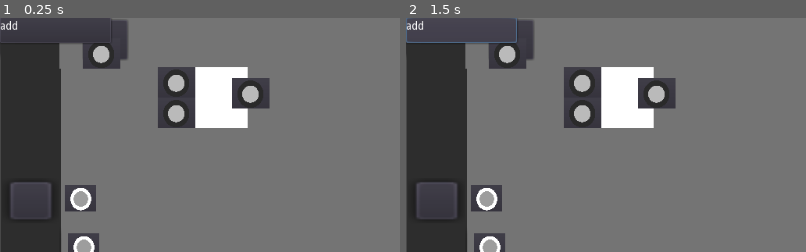
Above: before the commit, frames 1-2 (left to right).
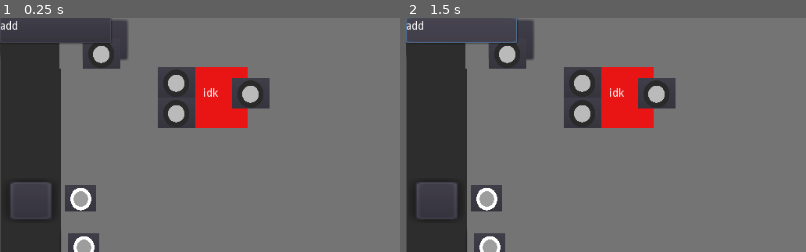
Above: after the commit, the same moments.

Repository: Boyquotes/Logic_Gates
Game: Godot game, scene res://Control.tscn
Two runs of this game, one before a commit and one after it. Both use one fixed random seed, a clock stepped at 60 frames per second and the inputs below. This scene is started directly instead of the project's main scene.
Inputs (mouse positions are % of the whole screen's width and height, from its top left):
- Up to frame 1 (0.25 s): no input
- Up to frame 2 (1.5 s): click (3, 4) at 0.52 s; click (4, 5) at 1.25 s
The pictures show only the part of the screen within x 0-50%, y 0-50%; the shares and areas given below are measured in that part.

The runs differ from the first frame. In frame 1, 2.9% of the frame differs, in the area x 48-62%, y 20-48%; in frame 2, 2.9%.
Error in both runs: Unable to iterate on object of type 'Nil'. (res://gate_pop.gd:10)

Commit message:
you can now save costume logic gates

Diff:
--- a/Control.tscn
+++ b/Control.tscn
@@ -9,6 +9,7 @@
 [ext_resource path="res://gate.tscn" type="PackedScene" id=7]
 [ext_resource path="res://gate_popup.tscn" type="PackedScene" id=8]
 [ext_resource path="res://add.tscn" type="PackedScene" id=9]
+[ext_resource path="res://select_nm.tscn" type="PackedScene" id=10]
 
 [node name="Control" type="Control"]
 anchor_right = 1.0
@@ -43,6 +44,9 @@
 [node name="gate" parent="." instance=ExtResource( 7 )]
 
 [node name="gate_popup" parent="." instance=ExtResource( 8 )]
+visible = false
 
 [node name="add" parent="." instance=ExtResource( 9 )]
+
+[node name="PopupMenu" parent="." instance=ExtResource( 10 )]
 [connection signal="pressed" from="add" to="board" method="_on_add_pressed"]
--- a/board.gd
+++ b/board.gd
@@ -20,7 +20,7 @@
 	self.add_child(new_output)
 	reposition_buttons()
 
-	print(new_output.get_name())
+	print(new_output.get_parent().get_name())
 
 
 func _on_remove_output_pressed():
--- a/board.tscn
+++ b/board.tscn
@@ -1,9 +1,10 @@
-[gd_scene load_steps=7 format=2]
+[gd_scene load_steps=8 format=2]
 
 [ext_resource path="res://output_board.tscn" type="PackedScene" id=1]
 [ext_resource path="res://input_board.tscn" type="PackedScene" id=2]
 [ext_resource path="res://save.gd" type="Script" id=3]
 [ext_resource path="res://board.gd" type="Script" id=4]
+[ext_resource path="res://select_nm.tscn" type="PackedScene" id=5]
 [ext_resource path="res://gate_popup.tscn" type="PackedScene" id=6]
 [ext_resource path="res://remove_gate.gd" type="Script" id=7]
 
@@ -83,10 +84,23 @@
 __meta__ = {
 "_edit_use_anchors_": false
 }
+
+[node name="PopupMenu" parent="." instance=ExtResource( 5 )]
+visible = false
+margin_left = 183.229
+margin_top = 12.4071
+margin_right = 461.229
+margin_bottom = 103.407
+
+[node name="Button" type="Button" parent="PopupMenu"]
+margin_left = 218.036
+margin_top = 35.8673
+margin_right = 262.036
+margin_bottom = 77.8673
 [connection signal="pressed" from="remove_output" to="output_board" method="_on_remove_output_pressed"]
 [connection signal="pressed" from="add_output" to="output_board" method="_on_add_output_pressed"]
 [connection signal="pressed" from="open_popup" to="gate_popup" method="_on_add_gate_pressed"]
 [connection signal="mouse_entered" from="remove_gate" to="remove_gate" method="_on_remove_gate_mouse_entered"]
 [connection signal="mouse_exited" from="remove_gate" to="remove_gate" method="_on_remove_gate_mouse_exited"]
-[connection signal="pressed" from="Save" to="." method="_on_Save_pressed"]
-[connection signal="pressed" from="Save" to="Save" method="_on_Save_pressed"]
+[connection signal="pressed" from="Save" to="PopupMenu" method="_on_Save_pressed"]
+[connection signal="pressed" from="PopupMenu/Button" to="." method="_on_Button_pressed"]
--- a/gate.gd
+++ b/gate.gd
@@ -53,8 +53,8 @@
 		self.color = "ab9f17"
 	elif rect_color == "green":
 		self.color = "43d225"
-	else:
-		color = "ffffff"
+	elif rect_color == "black":
+		self.color = "000000"
 
 	if num_inputs > num_outputs:
 		self.rect_size = Vector2(len(txt) * 10 + 60, 39 * num_inputs)
--- a/gate_pop.gd
+++ b/gate_pop.gd
@@ -6,14 +6,15 @@
 	file.open("user://gates", File.READ)
 	var data = []
 	data = parse_json(file.get_line())
-	var y = 0
+	var y = 10
 	for i in data:
 		print("== ", i)
 		var new_btn = btn_tmp.instance()
 		new_btn.set_name(i["name"])
-		new_btn.set_position(Vector2(0, y))
+		new_btn.set_position(Vector2(5, y))
 		self.add_child(new_btn)
-		y  += 100
+		y  += 40
+	self.set_size(Vector2(self.rect_size.x, y + 10))
 
 func _on_add_gate_pressed():
 	popup()
--- a/save.gd
+++ b/save.gd
@@ -1,30 +1,91 @@
 extends ColorRect
+
+var tb
+var length
+var laps = 0
+var plugs
+var pressed = false
+var input_board
+var output_board
+
+func _ready():
+	input_board = self.get_child(0)
+	output_board = self.get_child(1)
+
+func _process(delta):
+
+	if pressed:
+		if laps == 0:
+			length = self.get_child(1).get_child_count()
+			tb = []
+			plugs = []
+			print(input_board.get_name())
+			for i in range(input_board.get_child_count() - 2):
+				if input_board.get_child(i + 2).get_child(1).on:
+					input_board.get_child(i + 2).get_child(1)._on_on_off_pressed()
+				plugs.append(input_board.get_child(i + 2).get_child(1))
+			laps += 1
+			return
+		laps += 1
+
+		if not laps >= pow(2, len(plugs)) + 1:
+			var tmp = ""
+			for i in output_board.get_children():
+				print(i.get_name())
+				if i.on:
+					tmp += "1"
+				else:
+					tmp += ("0")
+			tb.append(tmp)
+
+			for i in range(len(plugs)):
+				if not plugs[i].on:
+					plugs[i]._on_on_off_pressed()
+					for ii in range(i):
+						plugs[ii]._on_on_off_pressed()
+					break
+		else:
+			var tmp = ""
+			for i in output_board.get_children():
+				print(i.get_name())
+				if i.on:
+					tmp += "1"
+				else:
+					tmp += ("0")
+			tb.append(tmp)
+			print(tb)
+			laps = 0
+			pressed = false
+			print("done")
+			var file = File.new()
+			file.open("user://gates", File.READ_WRITE)
+
+			var data = []
+			data = parse_json(file.get_line())
+
+			var nm = self.get_child(8).get_child(1).text
+
+			var colors = ["red", "blue", "purple", "orange", "yellow", "green", "black"]
+			var color_count = [0, 0, 0, 0, 0, 0, 0]
+
+			for i in data:
+				color_count[colors.find(i["color"])] += 1
+
+			var clr = color_count.find(color_count.min())
+
+			var a = {
+				name = nm,
+				color = clr,
+				table = tb
+			}
+			print(a)
+			tb = []
 
 
 
-func _on_Save_pressed():
-	var file = File.new()
-	file.open("user://gates", File.READ_WRITE)
-
-	var data = []
-	# data = parse_json(file.get_line())
-	var a = {
-		name = "and",
-		color = "red",
-		table = ["0", "0", "0", "1"]
-	}
-
-	var d = {
-		name = "or",
-		color = "blue",
-		table = ["0", "1", "1", "1"]
-	}
-	data.append(a)
-	data.append(d)
-	file.store_line(to_json(data))
-	print("stored")
+func _on_Button_pressed():
+	pressed = true
 
 
-
-func _on_add_pressed():
-	pass
+	# data.append(a)
+	# file.store_line(to_json(data))
--- /dev/null
+++ b/select_nm.gd
@@ -0,0 +1,4 @@
+extends PopupMenu
+
+func _on_Save_pressed():
+	popup()
--- /dev/null
+++ b/select_nm.tscn
@@ -0,0 +1,23 @@
+[gd_scene load_steps=2 format=2]
+
+[ext_resource path="res://select_nm.gd" type="Script" id=1]
+
+[node name="PopupMenu" type="PopupMenu"]
+visible = true
+margin_left = 269.951
+margin_top = 161.732
+margin_right = 547.951
+margin_bottom = 252.732
+script = ExtResource( 1 )
+
+[node name="TextEdit" type="TextEdit" parent="."]
+anchor_left = -4.815
+anchor_top = -0.518
+anchor_bottom = 1.0
+margin_left = 1359.52
+margin_top = 67.056
+margin_right = 191.952
+margin_bottom = -27.082
+__meta__ = {
+"_edit_use_anchors_": false
+}
--- a/start_plug.gd
+++ b/start_plug.gd
@@ -36,4 +36,3 @@
 		icon = icon_on
 	else:
 		icon = icon_off
-	print("start button je ", on)
Not shown: 1 places in Control.tscn that only renumber resources
